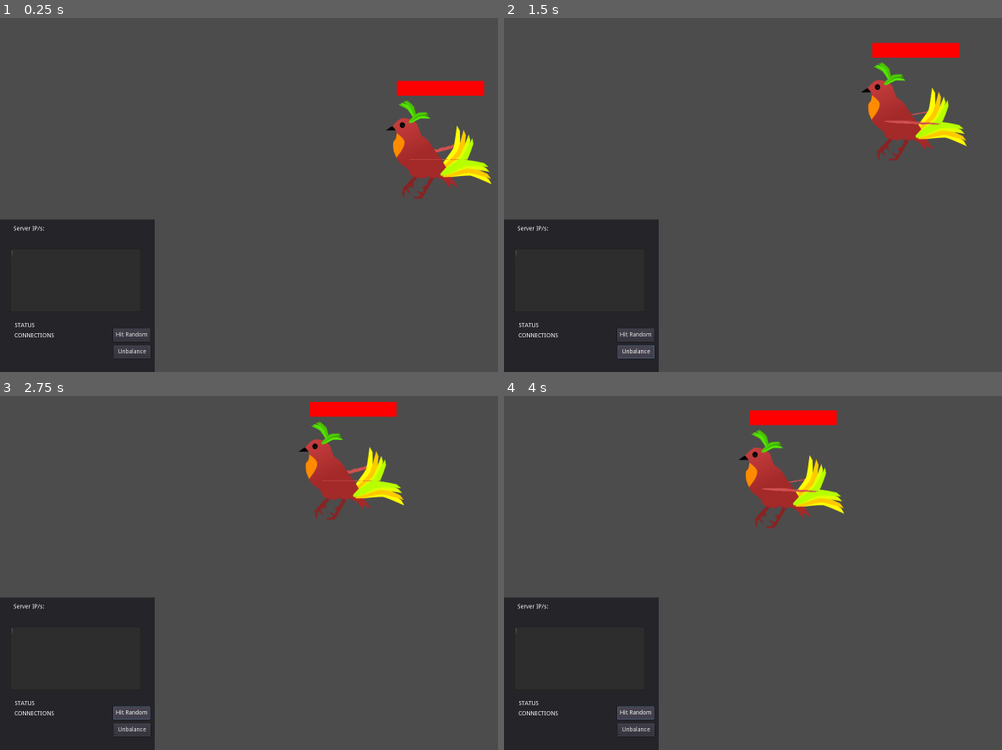
Above: before the commit, frames 1-4 (two rows, left to right).
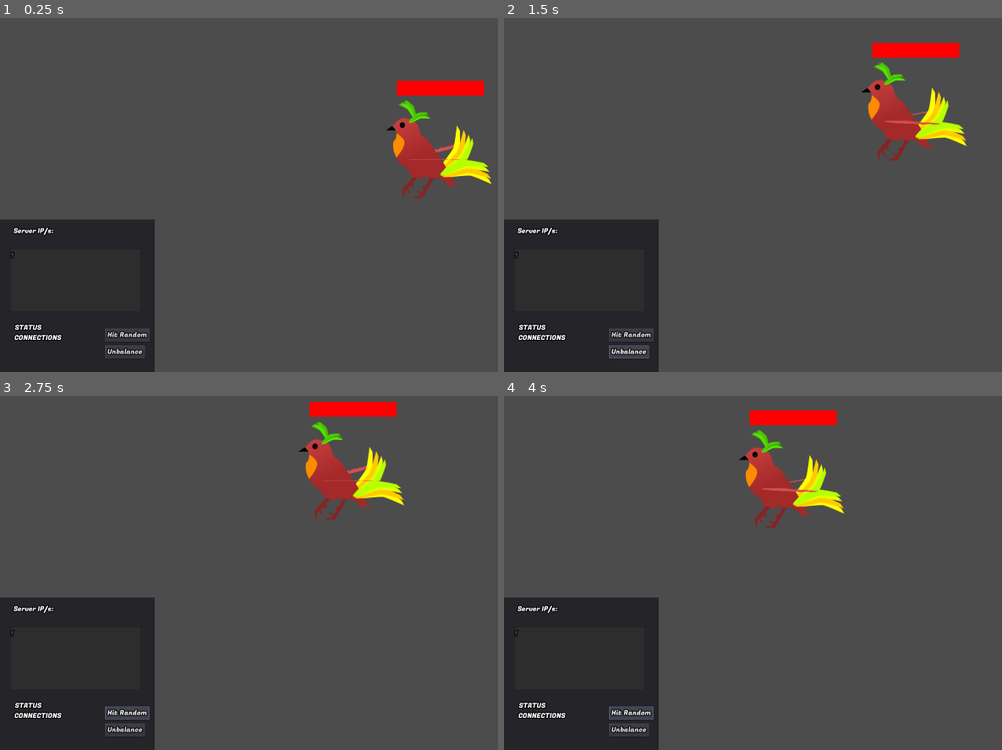
Above: after the commit, the same moments.

Repository: paralinguist/Chestral
Game: Godot game, scene res://ChestralServer.tscn
Two runs of this game, one before a commit and one after it. Both use one fixed random seed, a clock stepped at 60 frames per second and the inputs below.
Inputs:
- Up to frame 1 (0.25 s): no input
- Up to frame 2 (1.5 s): click "Hit Random" at 0.5 s; click "Unbalance" at 1.25 s
- Up to frame 3 (2.75 s): click "Hit Random" at 2 s
- Up to frame 4 (4 s): click "Unbalance" at 2.75 s; click "Hit Random" at 3.5 s

The runs differ from the first frame. In frame 1, 0.7% of the frame differs, in the area x 2-31%, y 58-97%; in frame 2, 0.7%; in frame 3, 0.7%; in frame 4, 0.7%.
Error in both runs: Division By Zero in operator '%'. (res://ChestralServer.gd:176)

Commit message:
Speech Bubbles
Added a function for musicians to open a speech bubble
Some more UI tweaks do need to be done though

Diff:
--- a/ChestralServer.gd
+++ b/ChestralServer.gd
@@ -25,7 +25,7 @@
         var client = clients[client_id]
         var angle = count * (TAU/sides) - TAU/4
         var new_position = center + radius * Vector2(cos(angle), sin(angle)*0.65)
-        client.reposition(new_position.x, new_position.y)
+        client.reposition(new_position.x, new_position.y, angle)
         count += 1
 
 func create_musician(name, instrument, id):
--- a/ChestralServer.tscn
+++ b/ChestralServer.tscn
@@ -1,7 +1,16 @@
-[gd_scene load_steps=3 format=2]
+[gd_scene load_steps=6 format=2]
 
 [ext_resource path="res://ChestralServer.gd" type="Script" id=1]
 [ext_resource path="res://ChestralBoss.tscn" type="PackedScene" id=2]
+[ext_resource path="res://ui_assets/FugazOne-Regular.ttf" type="DynamicFontData" id=3]
+
+[sub_resource type="DynamicFont" id=1]
+outline_size = 2
+outline_color = Color( 0, 0, 0, 1 )
+font_data = ExtResource( 3 )
+
+[sub_resource type="Theme" id=2]
+default_font = SubResource( 1 )
 
 [node name="ChestralServer" type="Node2D"]
 script = ExtResource( 1 )
@@ -20,6 +29,7 @@
 anchor_bottom = 1.0
 margin_top = -361.0
 margin_right = 366.0
+theme = SubResource( 2 )
 __meta__ = {
 "_edit_use_anchors_": false
 }
@@ -56,9 +66,9 @@
 }
 
 [node name="HitRandom" type="Button" parent="CanvasLayer/Panel"]
-margin_left = 268.0
+margin_left = 248.0
 margin_top = 258.0
-margin_right = 355.0
+margin_right = 354.0
 margin_bottom = 289.0
 text = "Hit Random"
 __meta__ = {
@@ -66,9 +76,9 @@
 }
 
 [node name="Unbalance" type="Button" parent="CanvasLayer/Panel"]
-margin_left = 269.0
+margin_left = 248.0
 margin_top = 298.0
-margin_right = 356.0
+margin_right = 343.0
 margin_bottom = 329.0
 text = "Unbalance"
 __meta__ = {
--- a/Musician.gd
+++ b/Musician.gd
@@ -19,9 +19,19 @@
     $Sprite.scale = Vector2(0.5,0.5)
     $Sprite.position.y -= 80
 
-func reposition(new_x,new_y):
+func reposition(new_x,new_y, angle):
     self.position.x = new_x
     self.position.y = new_y
+    if new_y < 300:
+        $Speech.rotation = TAU/4
+    else:
+        $Speech.rotation = 0
+#    $Speech.rotation = min(abs(angle), PI-abs(angle))/2
+    if angle > TAU/4:
+        $Speech.scale.x = -0.2
+        $Speech.rotation *= -1
+    else:
+        $Speech.scale.x = 0.2
 
 #directly changes interference + label bar
 func set_interference(inter_value, additive):
@@ -110,6 +120,7 @@
         base_align = 10
         image = load("res://Sprites/Instruments/violin.png")
     $Sprite.texture = image
+    talk("Hi I am " + playername + " and I play the " + instrument)
 
 func set_avatar(filename):
     var avatar_file = 'res://Sprites/Orcs/' + filename
@@ -204,3 +215,8 @@
 
 func _on_HurtShake_tween_completed(object, key):
     start_hurt_shake()
+
+
+func talk(words: String):
+    $Speech/Bubble/Words.text = words
+    $AnimationPlayer.play("Speech")
--- a/Musician.tscn
+++ b/Musician.tscn
@@ -1,7 +1,19 @@
-[gd_scene load_steps=9 format=2]
+[gd_scene load_steps=18 format=2]
 
 [ext_resource path="res://Musician.gd" type="Script" id=1]
 [ext_resource path="res://sprites/Instruments/violin.png" type="Texture" id=2]
+[ext_resource path="res://sprites/Speech/Stick.png" type="Texture" id=3]
+[ext_resource path="res://sprites/Speech/Bubble.png" type="Texture" id=4]
+[ext_resource path="res://ui_assets/FugazOne-Regular.ttf" type="DynamicFontData" id=5]
+[ext_resource path="res://Speech.gd" type="Script" id=6]
+
+[sub_resource type="DynamicFont" id=12]
+outline_size = 2
+outline_color = Color( 0, 0, 0, 1 )
+font_data = ExtResource( 5 )
+
+[sub_resource type="Theme" id=13]
+default_font = SubResource( 12 )
 
 [sub_resource type="StyleBoxFlat" id=1]
 bg_color = Color( 0.0784314, 0.937255, 0.329412, 1 )
@@ -20,6 +32,58 @@
 
 [sub_resource type="StyleBoxFlat" id=5]
 bg_color = Color( 0.803922, 0.305882, 0.905882, 1 )
+
+[sub_resource type="DynamicFont" id=9]
+size = 156
+extra_spacing_char = -6
+font_data = ExtResource( 5 )
+
+[sub_resource type="Animation" id=10]
+length = 0.001
+tracks/0/type = "bezier"
+tracks/0/path = NodePath("Speech:scale:y")
+tracks/0/interp = 1
+tracks/0/loop_wrap = true
+tracks/0/imported = false
+tracks/0/enabled = true
+tracks/0/keys = {
+"points": PoolRealArray( 0.2, -0.25, 0, 0.25, 0 ),
+"times": PoolRealArray( 0 )
+}
+tracks/1/type = "bezier"
+tracks/1/path = NodePath("Speech:modulate:a")
+tracks/1/interp = 1
+tracks/1/loop_wrap = true
+tracks/1/imported = false
+tracks/1/enabled = true
+tracks/1/keys = {
+"points": PoolRealArray( 1, -0.25, 0, 0.25, 0 ),
+"times": PoolRealArray( 0 )
+}
+
+[sub_resource type="Animation" id=11]
+resource_name = "Speech"
+length = 4.5
+tracks/0/type = "bezier"
+tracks/0/path = NodePath("Speech:scale:y")
+tracks/0/interp = 1
+tracks/0/loop_wrap = true
+tracks/0/imported = false
+tracks/0/enabled = true
+tracks/0/keys = {
+"points": PoolRealArray( 1e-05, -0.25, 0, 0.25, 0, 0.2, -0.25, 0, 0.25, 0, 0.2, -0.25, 0, 0.25, 0, 0, -0.25, 0, 0.25, 0 ),
+"times": PoolRealArray( 0, 0.5, 4, 4.5 )
+}
+tracks/1/type = "bezier"
+tracks/1/path = NodePath("Speech:modulate:a")
+tracks/1/interp = 1
+tracks/1/loop_wrap = true
+tracks/1/imported = false
+tracks/1/enabled = true
+tracks/1/keys = {
+"points": PoolRealArray( 0, -0.25, 0, 0.25, 0, 1, -0.25, 0, 0.25, 0, 1, -0.25, 0, 0.25, 0, 0, -0.25, 0, 0.25, 0 ),
+"times": PoolRealArray( 0, 0.4, 4.1, 4.5 )
+}
 
 [node name="Musician" type="Node2D"]
 position = Vector2( 400, 400 )
@@ -35,6 +99,7 @@
 margin_left = -154.0
 margin_right = 154.0
 margin_bottom = 86.0
+theme = SubResource( 13 )
 __meta__ = {
 "_edit_use_anchors_": false
 }
@@ -159,7 +224,7 @@
 [node name="Label" type="Label" parent="UI"]
 margin_top = 72.0
 margin_right = 308.0
-margin_bottom = 86.0
+margin_bottom = 96.0
 text = "Muso"
 align = 1
 __meta__ = {
@@ -187,6 +252,41 @@
 one_shot = true
 
 [node name="HurtShake" type="Tween" parent="."]
+
+[node name="Speech" type="Sprite" parent="."]
+position = Vector2( 47, -125 )
+scale = Vector2( 0.2, 0.2 )
+z_index = 4
+texture = ExtResource( 3 )
+offset = Vector2( 80, -80 )
+flip_h = true
+script = ExtResource( 6 )
+
+[node name="Bubble" type="Sprite" parent="Speech"]
+position = Vector2( -50, -35 )
+texture = ExtResource( 4 )
+offset = Vector2( 549, -379 )
+
+[node name="Words" type="Label" parent="Speech/Bubble"]
+anchor_right = 1.0
+anchor_bottom = 1.0
+margin_top = -794.0
+margin_bottom = -794.0
+rect_min_size = Vector2( 1098, 794 )
+rect_scale = Vector2( 0.8, 0.8 )
+rect_pivot_offset = Vector2( 549, 397 )
+custom_colors/font_color = Color( 0, 0, 0, 1 )
+custom_fonts/font = SubResource( 9 )
+align = 1
+valign = 1
+autowrap = true
+__meta__ = {
+"_edit_use_anchors_": false
+}
+
+[node name="AnimationPlayer" type="AnimationPlayer" parent="."]
+anims/RESET = SubResource( 10 )
+anims/Speech = SubResource( 11 )
 
 [connection signal="timeout" from="IntTimer" to="." method="_on_IntTimer_timeout"]
 [connection signal="timeout" from="HarmonicsTimer" to="." method="_on_HarmonicsTimer_timeout"]
--- /dev/null
+++ b/Speech.gd
@@ -0,0 +1,20 @@
+extends Sprite
+
+
+# Declare member variables here. Examples:
+# var a = 2
+# var b = "text"
+
+
+# Called when the node enters the scene tree for the first time.
+func _ready():
+    pass # Replace with function body.
+
+
+# Called every frame. 'delta' is the elapsed time since the previous frame.
+func _process(delta):
+    $Bubble.position = Vector2.ZERO
+    $Bubble.rotation = -rotation * scale.x/abs(scale.x)
+    $Bubble.global_position.y += sin(rotation)*397*global_scale.y*sqrt(2)
+    $Bubble/Words.rect_scale.x = scale.x/abs(scale.x) * 0.8
+    position.x = 47 * scale.x
Binary file added: sprites/Speech/Bubble.png
Binary file added: sprites/Speech/Stick.png
Binary file added: ui_assets/FugazOne-Regular.ttf
